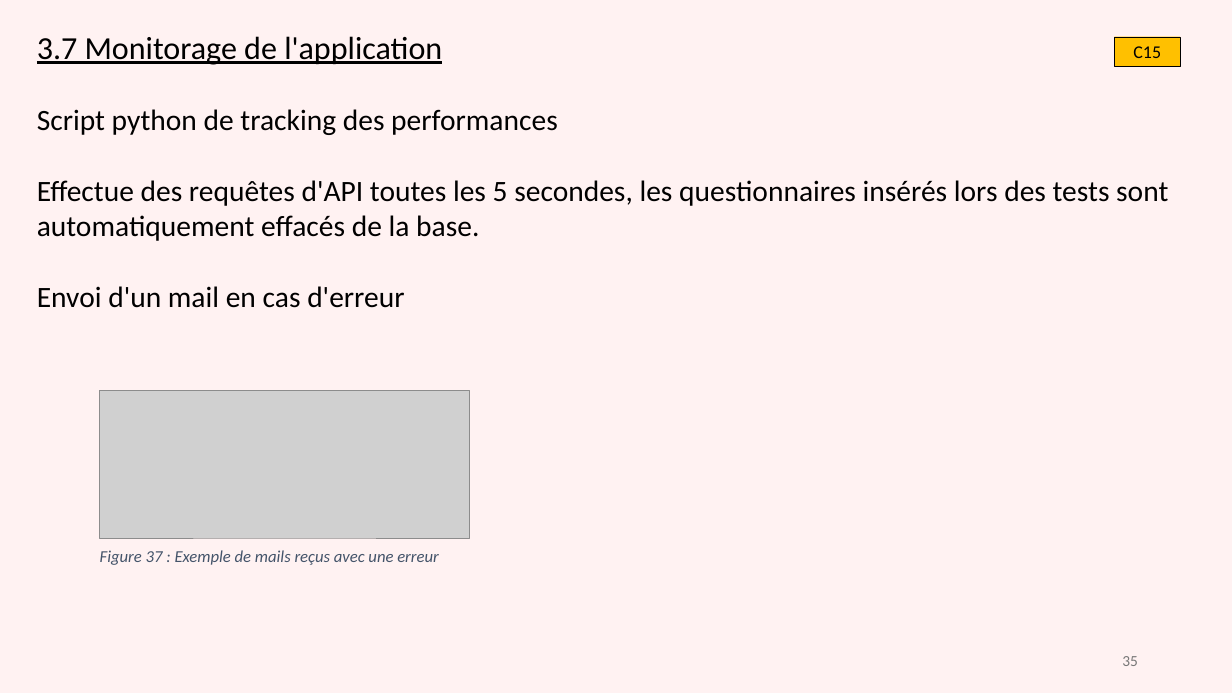
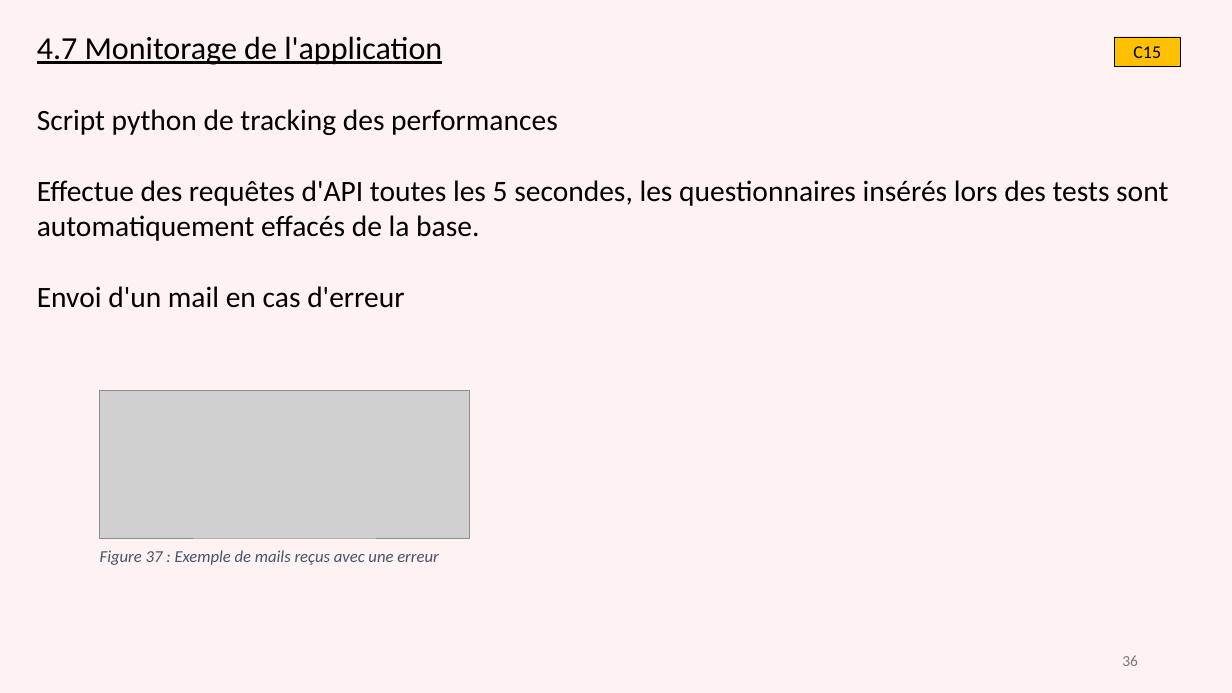
Before and after one commit to gdaume24/Projet-chef-oeuvre, a slide deck: slide 36 of E1/diapo.PPTX (slide 35 before the commit). Drawn at 1232x693 pixels with LibreOffice and Linux fonts; fonts in the diff are those of the drawing; grey boxes stand for pictures. Boxes give left, top, right and bottom in pixels: in the first picture for what was removed or moved away, otherwise in the second. Text is boxed around its words. In the diff, an @@ line names an element or a change of style, - is before the commit and + after.

```diff
--- a/E1/diapo.PPTX
+++ b/E1/diapo.PPTX
@@ text at bbox=[37, 36, 442, 65]: text changed @@
-3.7 Monitorage de l'application
+4.7 Monitorage de l'application
@@ page number at bbox=[1122, 655, 1138, 666]: text changed @@
-35
+36
```
Also in this commit, not shown: 12 other slides changed, 2 slides added, 2 slides removed, 4 other files.
